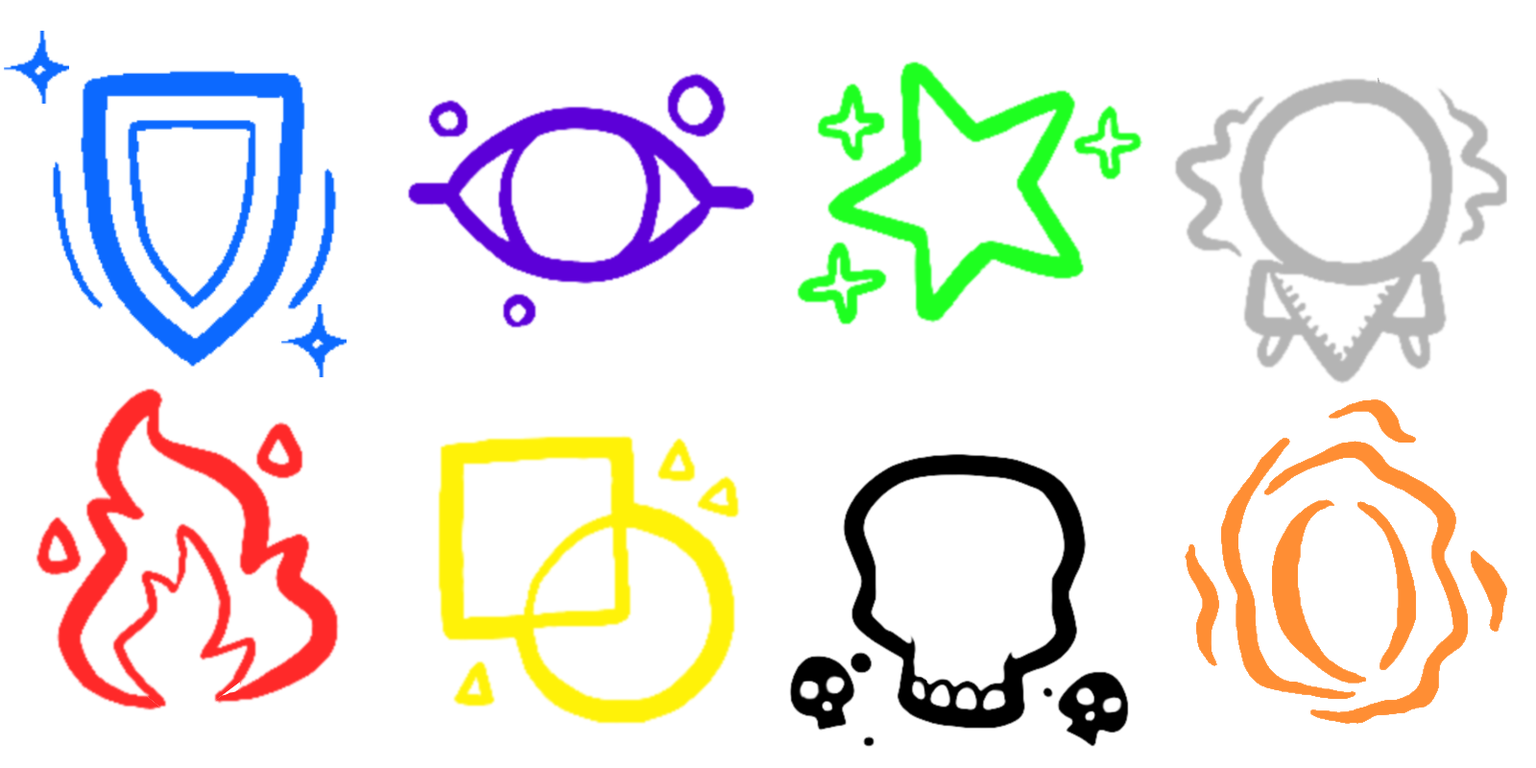
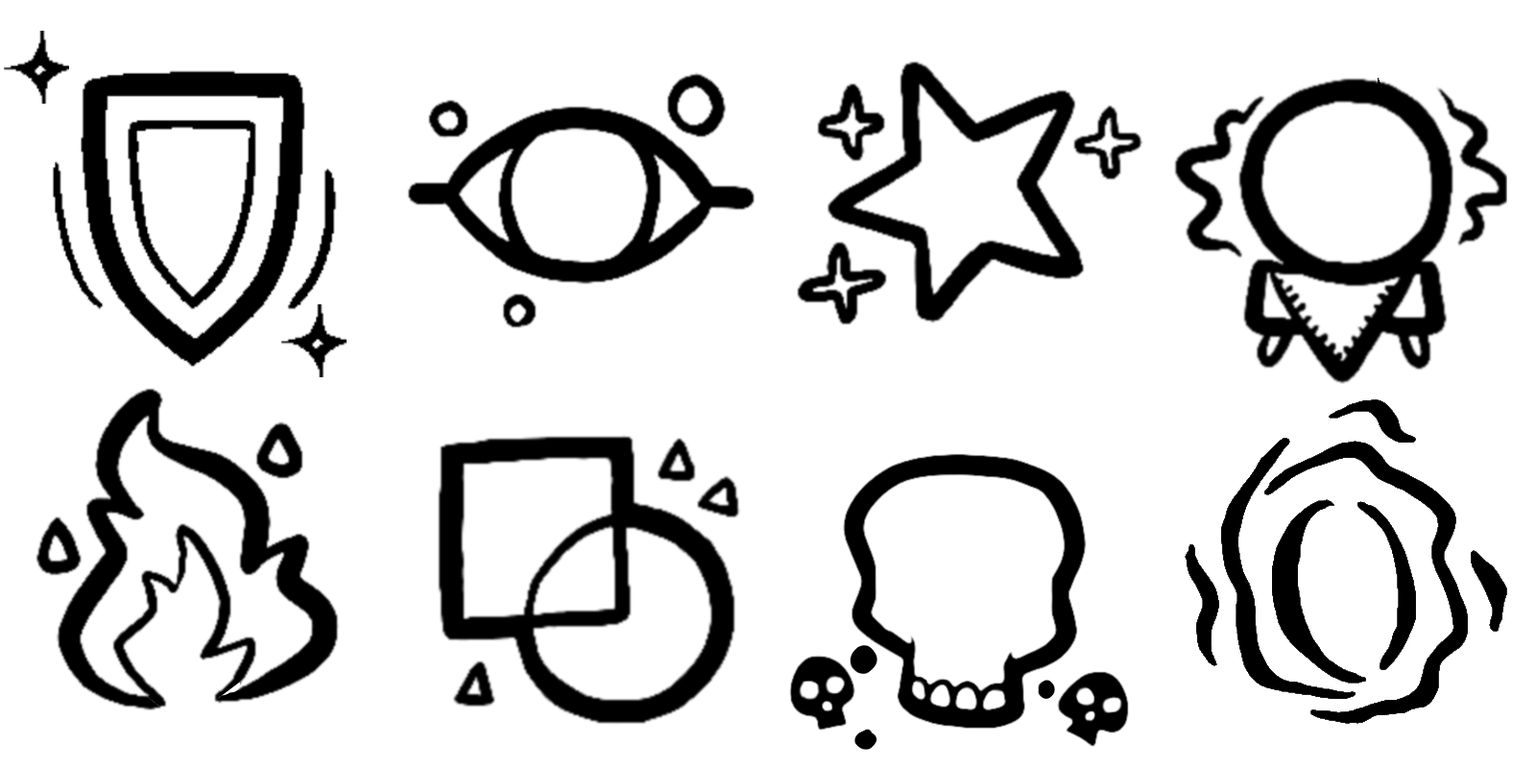
Before/after of a 1536 × 768 layered artwork. What changed in the layer stack:
removed layer "Abjuration" over bbox(3, 30, 347, 378)
removed layer "Illusion" over bbox(407, 71, 756, 329)
removed layer "Enchantment" over bbox(795, 60, 1144, 326)
removed layer "Divination" over bbox(1173, 76, 1508, 384)
removed layer "Evocation" over bbox(35, 387, 340, 712)
removed layer "Transmutation" over bbox(436, 433, 742, 725)
removed layer "Necromancy" over bbox(849, 645, 1055, 748)
"Conjuration": blend erase → normal, painted on it over bbox(3, 30, 1508, 750)
